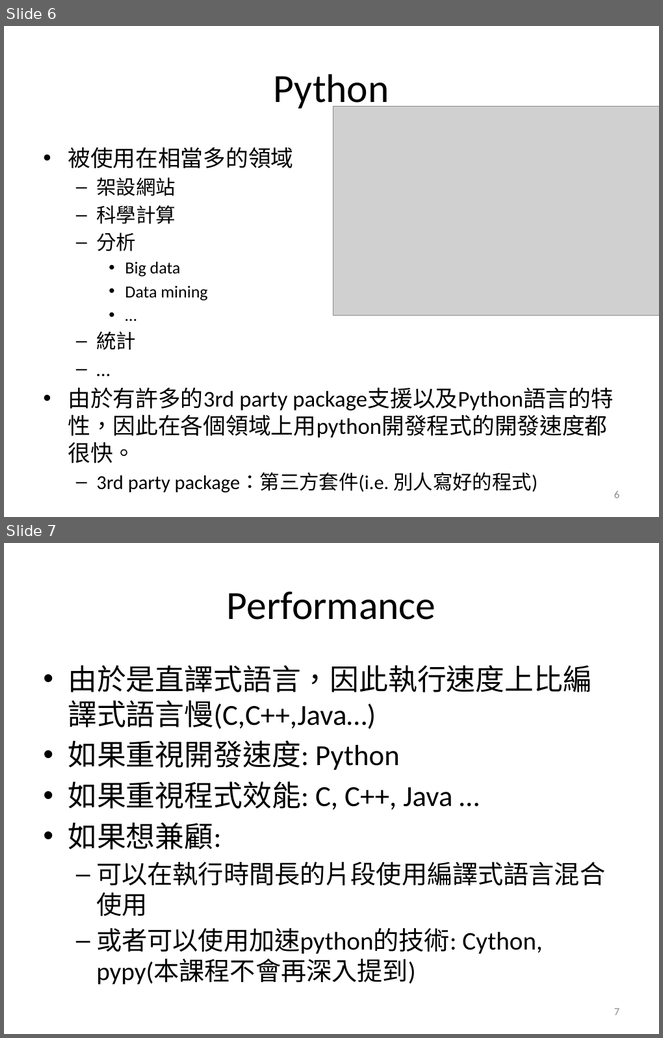
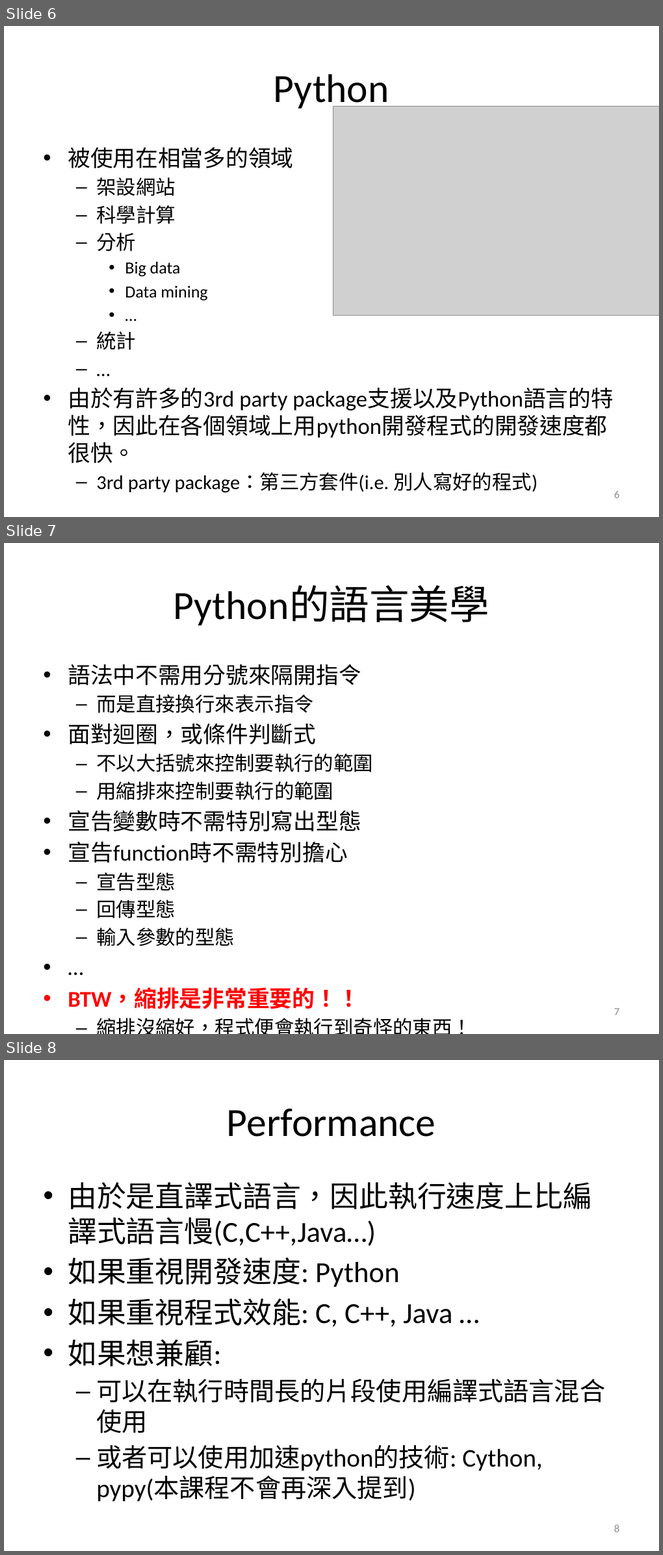
Before and after one commit to Jchou24/python_tutorial, a slide deck: lesson 0-Introduction/Introduction.pptx. Shown one above the other, each under a label of ours: slides 6 and 7 before the commit, slides 6, 7 and 8 after it. The pictures are 663x1038 and 663x1555 pixels, drawn with LibreOffice and Linux fonts; fonts in the diff are those of the drawing; grey boxes stand for pictures. Boxes give left, top, right and bottom in pixels: in the first picture for what was removed or moved away, otherwise in the second. Text is boxed around its words. In the diff, an @@ line names an element or a change of style, - is before the commit and + after.

```diff
--- a/lesson 0-Introduction/Introduction.pptx
+++ b/lesson 0-Introduction/Introduction.pptx
@@ slide 7 added at <box>4,543,659,1034</box>, background #FFFFFF @@
@@ title added at <box>174,586,490,626</box>, 44 pt, text #000000 @@
+Python的語言美學
@@ text added at <box>68,664,373,1010</box>, 21.7 pt, text #000000 @@
+• 語法中不需用分號來隔開指令
+  – 而是直接換行來表示指令
+• 面對迴圈，或條件判斷式
+  – 不以大括號來控制要執行的範圍
+  – 用縮排來控制要執行的範圍
+• 宣告變數時不需特別寫出型態
+• 宣告function時不需特別擔心
+  – 宣告型態
+  – 回傳型態
+  – 輸入參數的型態
+• …
+• BTW，縮排是非常重要的！！
+  – 縮排沒縮好，程式便會執行到奇怪的東西！
@@ page number added at <box>614,1008,620,1016</box>, 12 pt, text #8C8C8C @@
+7
@@ what was slide 7 is now slide 8 @@
@@ page number at <box>614,1525,620,1533</box>: text changed @@
-7
+8
```
Also in this commit, not shown: 1 slide changed, 2 other slides added, 6 other files.
